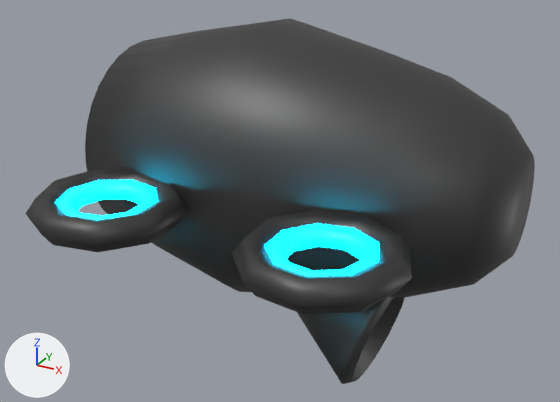
The glTF model public/models/drone1.glb, before and after one commit.
Before and after are seen from a 50 mm camera at (361.77, 23.47, 68.78) aimed at (352.92, 39.56, 60.73). Arrows for +X, +Y and +Z are at lower left; the lights stay in place. The first picture is the older version. Vertices at exactly the same position are counted once.

Script lines for the objects in view, before the commit:
```python
me_cone = bpy.data.meshes.new('Cone')
me_cone.from_pydata(...)  # 713 vertices, 1418 faces; spans x -5.29..4.99, y -6.21..6.34, z -5.2..4.1
# faces by material slot: [434, 924, 60]
me_cone.materials.append(mat_glow1)  # blue #1884e7, glowing cyan #00d6ff
me_cone.materials.append(mat_metalic1)  # dark grey #515151
me_cone.materials.append(mat_camera1)  # black #131313
ob_drone_1 = bpy.data.objects.new('Drone 1', me_cone)
ob_drone_1.location = (353.87, 39.88, 61.17)
```
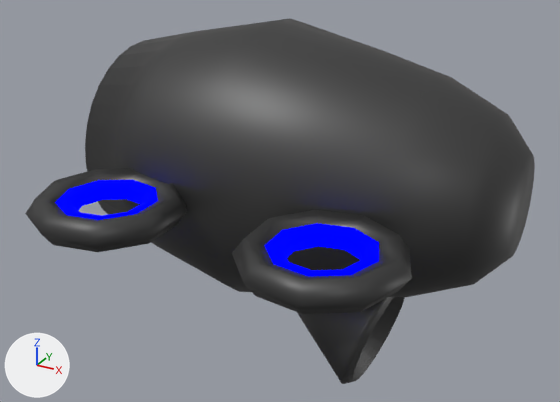
Patch to the scene script:
```diff
--- a/public/models/drone1.glb.py
+++ b/public/models/drone1.glb.py
@@ mat_camera_glass @@
+mat_camera_glass = principled_material('camera-glass')
+mat_camera_glass.base_color = (0.00651, 0.00651, 0.00651)  # black #131313
+mat_camera_glass.roughness = 0.05
+mat_camera_glass.transmission_weight = 1.0
+mat_camera_glass.coat_weight = 1.0
+mat_camera_glass.coat_roughness = 0.05
@@ mat_blue_glow @@
+mat_blue_glow = principled_material('blue-glow')
+mat_blue_glow.base_color = (0.0, 0.0, 0.0)  # black #000000
+mat_blue_glow.metallic = 1.0
+mat_blue_glow.roughness = 1.0
+mat_blue_glow.emission_color = (0.0, 0.000782, 1.0)  # blue #0003ff
+mat_blue_glow.emission_strength = 1.5
@@ me_cone @@
 me_cone.from_pydata(...)  # 713 vertices, 1418 faces; spans x -5.29..4.99, y -6.21..6.34, z -5.2..4.1
 # used by ob_drone_1; location = (353.87, 39.88, 61.17)
+# me_cone part 1: all 434 faces that had it switch from mat_glow1 (blue #1884e7, glowing cyan #00d6ff) to mat_blue_glow (black #000000, glowing blue #0003ff)
 me_cone.materials.append(mat_metalic1)
-me_cone.materials.append(mat_camera1)  # black #131313
+me_cone.materials.append(mat_camera_glass)  # black #131313
```

Changed parts and their boxes (x1, y1, x2, y2) in the pictures (560 x 402 px):
part 1 of me_cone, recoloured
    both: (55, 180, 379, 276)
